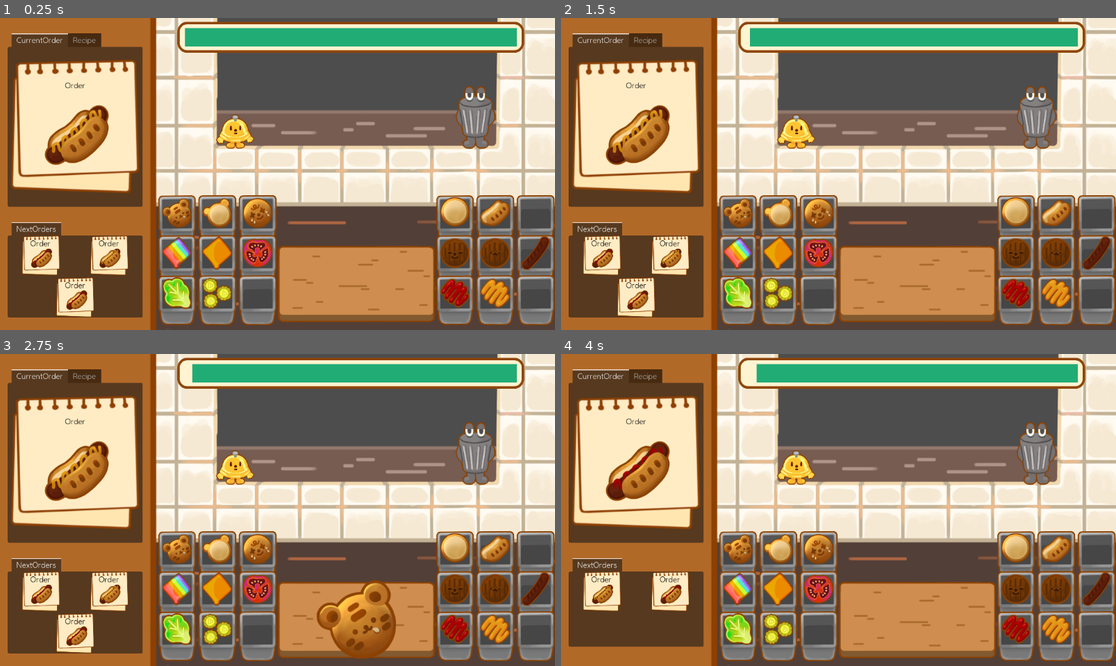
Above: before the commit, frames 1-4 (two rows, left to right).
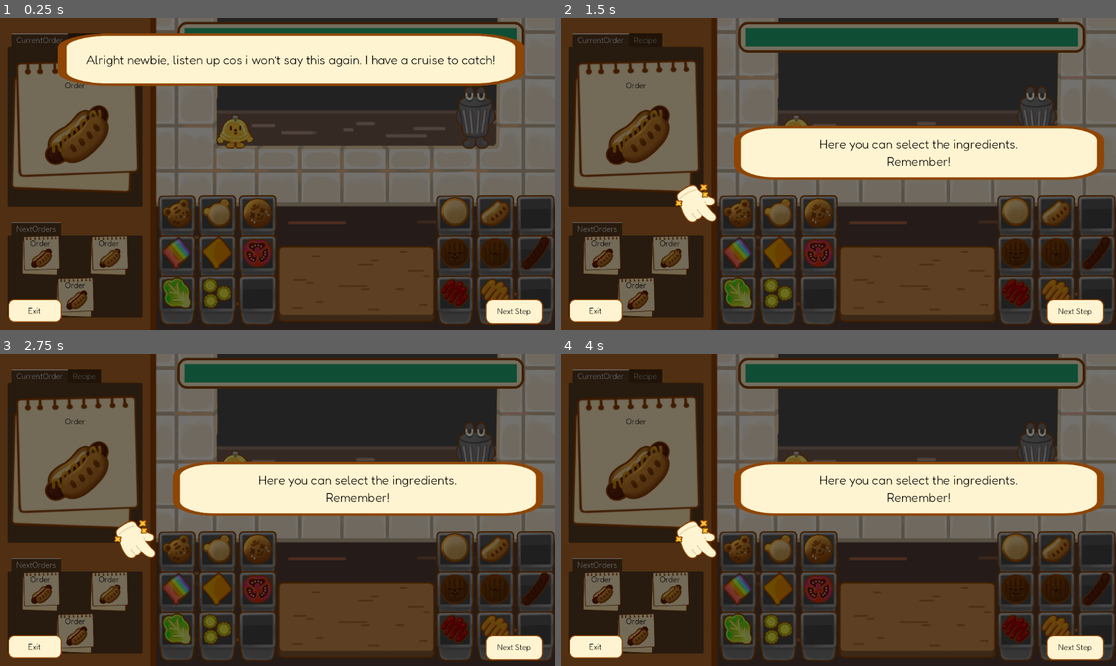
Above: after the commit, the same moments.

Repository: Gus700/FoodTruckBattles
Game: Godot game, scene res://scenes/Level.tscn
Same seed, same stepped clock (60 frames per second), same inputs: the game is played once before the commit and once after it. This scene is started directly instead of the project's main scene.
Inputs (mouse positions are in pixels of both pictures, inside the frame that each line leads up to):
- Up to frame 1 (0.25 s): no input
- Up to frame 2 (1.5 s): click (1077, 311) at 0.5 s, where only the run after the commit has a clickable "Next Step"; click (1077, 311) at 1.25 s, where only the run after the commit has a clickable "Next Step"
- Up to frame 3 (2.75 s): click (177, 547) at 2.02 s
- Up to frame 4 (4 s): click (794, 466) at 2.75 s; click (1038, 453) at 3.5 s

The runs differ from the first frame. In frame 1, 98% of the frame differs, in the area x 0-100%, y 0-100%; in frame 2, 97%; in frame 3, 97%; in frame 4, 97%.

Commit message:
tutorial changes, adding imgs to lore scenes folder
change dialogue to tutorial, added intro images to the assets/lorescenes folder

Diff:
--- a/scenes/Level.tscn
+++ b/scenes/Level.tscn
@@ -328,7 +328,6 @@
 anchor_bottom = 0.988
 
 [node name="TutorialOverlay" type="Control" parent="."]
-visible = false
 layout_mode = 1
 anchors_preset = 15
 anchor_right = 1.0
@@ -380,7 +379,7 @@
 anchor_bottom = 1.0
 grow_horizontal = 2
 grow_vertical = 2
-text = "Here are the basics on how to run a succesfull foodtruck workflow!"
+text = "Alright newbie, listen up cos i won’t say this again. I have a cruise to catch!"
 label_settings = SubResource("LabelSettings_dy1m6")
 horizontal_alignment = 1
 vertical_alignment = 1
@@ -414,9 +413,7 @@
 anchor_bottom = 1.0
 grow_horizontal = 2
 grow_vertical = 2
-text = "This is the order you need to build.
-The recipe button will display the ingredients you need.
-"
+text = "Orders show up here, and if you dont know how to make an order, check the recipe. Click on the ingredients in the correct order to make it."
 label_settings = SubResource("LabelSettings_dy1m6")
 horizontal_alignment = 1
 vertical_alignment = 1
@@ -465,7 +462,7 @@
 grow_horizontal = 2
 grow_vertical = 2
 text = "Here you can select the ingredients.
-Remember, build in the correct order of the recipe!
+Remember!
 "
 label_settings = SubResource("LabelSettings_dy1m6")
 horizontal_alignment = 1
@@ -537,13 +534,62 @@
 [node name="Step4" type="Control" parent="TutorialOverlay/Steps"]
 visible = false
 layout_mode = 1
+anchor_left = 0.104167
+anchor_top = 0.0493827
+anchor_right = 0.944444
+anchor_bottom = 0.217593
+metadata/_edit_use_anchors_ = true
+
+[node name="TextBoxImg" type="TextureRect" parent="TutorialOverlay/Steps/Step4"]
+layout_mode = 1
+anchors_preset = -1
+anchor_left = 0.206611
+anchor_top = -0.220183
+anchor_right = 0.999999
+anchor_bottom = 0.807339
+grow_horizontal = 2
+grow_vertical = 2
+texture = ExtResource("32_tqjk8")
+expand_mode = 1
+metadata/_edit_use_anchors_ = true
+
+[node name="Label" type="Label" parent="TutorialOverlay/Steps/Step4/TextBoxImg"]
+layout_mode = 1
+anchors_preset = 15
+anchor_right = 1.0
+anchor_bottom = 1.0
+grow_horizontal = 2
+grow_vertical = 2
+text = "If ya mess up leave it to the trash can to take care of itw!
+"
+label_settings = SubResource("LabelSettings_dy1m6")
+horizontal_alignment = 1
+vertical_alignment = 1
+autowrap_mode = 2
+
+[node name="HandImg" type="TextureRect" parent="TutorialOverlay/Steps/Step4"]
+layout_mode = 1
+anchors_preset = -1
+anchor_left = 0.793389
+anchor_top = 0.513761
+anchor_right = 0.950389
+anchor_bottom = 1.24776
+rotation = 1.0472
+texture = ExtResource("33_1kdry")
+expand_mode = 1
+stretch_mode = 5
+metadata/_edit_use_anchors_ = true
+
+[node name="Step5" type="Control" parent="TutorialOverlay/Steps"]
+visible = false
+layout_mode = 1
 anchor_left = 0.763889
 anchor_top = 0.0987654
 anchor_right = 1.60417
 anchor_bottom = 0.266975
 metadata/_edit_use_anchors_ = true
 
-[node name="TextBoxImg" type="TextureRect" parent="TutorialOverlay/Steps/Step4"]
+[node name="TextBoxImg" type="TextureRect" parent="TutorialOverlay/Steps/Step5"]
 layout_mode = 1
 anchors_preset = -1
 anchor_left = -0.538223
@@ -556,20 +602,20 @@
 expand_mode = 1
 metadata/_edit_use_anchors_ = true
 
-[node name="Label" type="Label" parent="TutorialOverlay/Steps/Step4/TextBoxImg"]
-layout_mode = 1
-anchors_preset = 15
-anchor_right = 1.0
-anchor_bottom = 1.0
-grow_horizontal = 2
-grow_vertical = 2
-text = "Complete all your orders before time runs out!"
+[node name="Label" type="Label" parent="TutorialOverlay/Steps/Step5/TextBoxImg"]
+layout_mode = 1
+anchors_preset = 15
+anchor_right = 1.0
+anchor_bottom = 1.0
+grow_horizontal = 2
+grow_vertical = 2
+text = "You gotta hit as many orders ASAP otherwise customers leave! this isn’t the ritz or whatever, y’know?!"
 label_settings = SubResource("LabelSettings_dy1m6")
 horizontal_alignment = 1
 vertical_alignment = 1
 autowrap_mode = 2
 
-[node name="HandImg" type="TextureRect" parent="TutorialOverlay/Steps/Step4"]
+[node name="HandImg" type="TextureRect" parent="TutorialOverlay/Steps/Step5"]
 layout_mode = 1
 anchors_preset = -1
 anchor_left = 0.198347
Binary file added: assets/loreScenes/intro/01.png
Not shown, added: assets/loreScenes/intro/01.png.import
Binary file added: assets/loreScenes/intro/02.png
Not shown, added: assets/loreScenes/intro/02.png.import
Binary file added: assets/loreScenes/intro/03.png
Not shown, added: assets/loreScenes/intro/03.png.import
Binary file added: assets/loreScenes/intro/04.png
Not shown, added: assets/loreScenes/intro/04.png.import
Binary file added: assets/loreScenes/intro/05.png
Not shown, added: assets/loreScenes/intro/05.png.import
Binary file added: assets/loreScenes/intro/06.png
Not shown, added: assets/loreScenes/intro/06.png.import
(and 14 more such lines)
